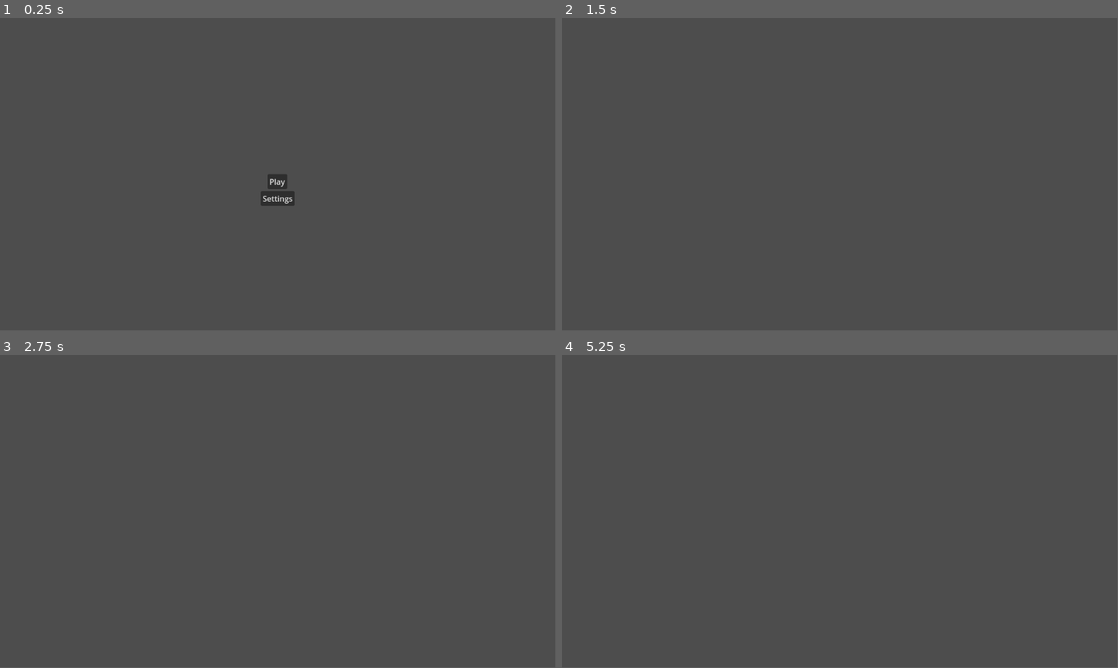
Above: before the commit, frames 1-4 (two rows, left to right).
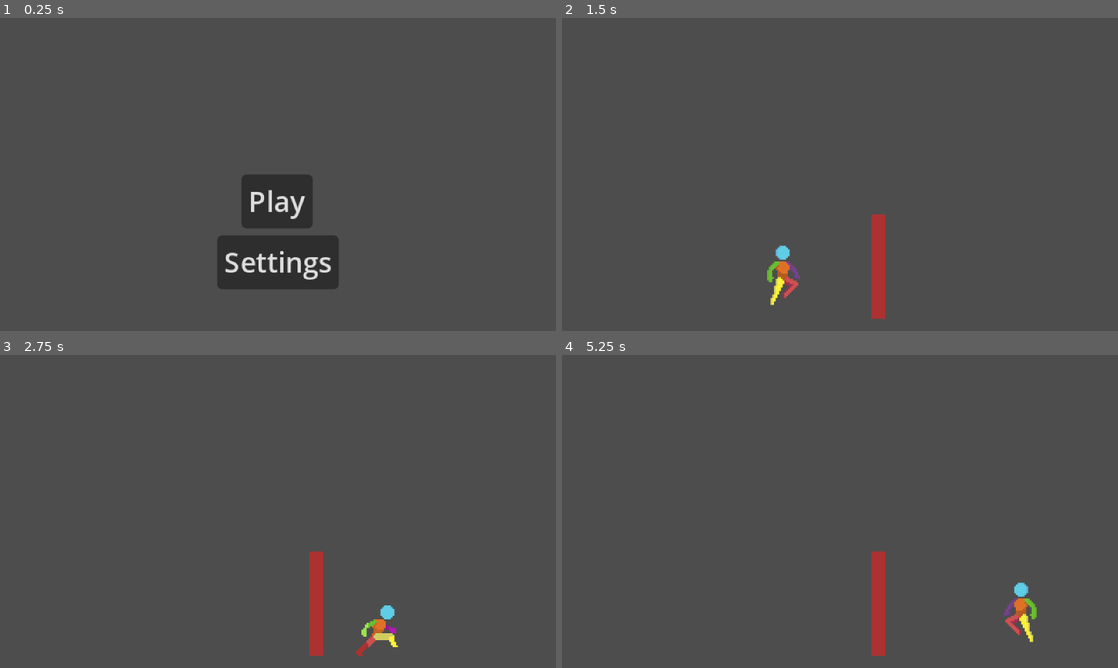
Above: after the commit, the same moments.

Repository: FrozenWellGames/godot_wild_jam_79
Game: Godot game, scene res://Menus/main_menu.tscn
Same seed, same stepped clock (60 frames per second), same inputs: the game is played once before the commit and once after it.
Inputs:
- Up to frame 1 (0.25 s): no input
- Up to frame 2 (1.5 s): click "Play" at 0.5 s; hold D (move_right) from 1.28 s (still down); tap Space (fire, bound only before the commit) at 1.35 s
- Up to frame 3 (2.75 s): keep holding D (move_right); tap W (move_up) at 1.52, 1.55, 1.82, 2.1, 2.27, 2.57 s; tap Space (fire, bound only before the commit) at 2.3 s
- Up to frame 4 (5.25 s): release D (move_right) at 2.78 s; hold A (move_left) 2.78-3.53 s; tap Space (fire, bound only before the commit) at 2.85, 3.6, 5.1 s; tap W (move_up) at 3.05, 3.77, 4.07, 4.35, 4.52, 4.82 s; hold D (move_right) 3.53-5.03 s; hold A (move_left) from 5.03 s (still down)
The window is 799x449 before the commit and 800x450 after it. Grey fills any space a smaller window leaves; there, only what the larger window draws over its background counts as a difference.

The runs differ from the first frame. In frame 1, 5.4% of the frame differs, in the area x 39-61%, y 50-87%; in frame 2, 1.4%; in frame 3, 1.3%; in frame 4, 1.4%.

Commit message:
player movements and placeholder animations

Diff:
--- /dev/null
+++ b/Game/MiningScene/Ladder/ladder.tscn
@@ -0,0 +1,17 @@
+[gd_scene load_steps=3 format=3 uid="uid://daaa1x3eyfn36"]
+
+[ext_resource type="Texture2D" uid="uid://dobwhijogtsox" path="res://Game/MiningScene/Ladder/ladder_visualiser.png" id="1_hfd3m"]
+
+[sub_resource type="RectangleShape2D" id="RectangleShape2D_0c2tu"]
+size = Vector2(4, 15)
+
+[node name="Ladder" type="Area2D" groups=["ladder"]]
+
+[node name="Sprite2D" type="Sprite2D" parent="."]
+position = Vector2(0, 7.5)
+scale = Vector2(0.5, 0.9375)
+texture = ExtResource("1_hfd3m")
+
+[node name="CollisionShape2D" type="CollisionShape2D" parent="." groups=["ladder"]]
+position = Vector2(0, 7.5)
+shape = SubResource("RectangleShape2D_0c2tu")
--- /dev/null
+++ b/Game/MiningScene/Ladder/ladder_top.tscn
@@ -0,0 +1,10 @@
+[gd_scene load_steps=2 format=3 uid="uid://c7arlsh6ls67h"]
+
+[sub_resource type="RectangleShape2D" id="RectangleShape2D_5cgci"]
+size = Vector2(20, 10)
+
+[node name="LadderTop" type="Area2D" groups=["ladder_top"]]
+
+[node name="CollisionShape2D" type="CollisionShape2D" parent="."]
+position = Vector2(0, 5)
+shape = SubResource("RectangleShape2D_5cgci")
--- /dev/null
+++ b/Game/MiningScene/LevelStructure/one_way.tscn
@@ -0,0 +1,11 @@
+[gd_scene load_steps=2 format=3 uid="uid://762ghrducao"]
+
+[sub_resource type="RectangleShape2D" id="RectangleShape2D_oshxh"]
+size = Vector2(100, 10)
+
+[node name="OneWay" type="StaticBody2D"]
+
+[node name="CollisionShape2D" type="CollisionShape2D" parent="."]
+position = Vector2(50, 5)
+shape = SubResource("RectangleShape2D_oshxh")
+one_way_collision = true
--- /dev/null
+++ b/Game/MiningScene/LevelStructure/solid.tscn
@@ -0,0 +1,10 @@
+[gd_scene load_steps=2 format=3 uid="uid://vibtxikddh72"]
+
+[sub_resource type="RectangleShape2D" id="RectangleShape2D_cpwaq"]
+size = Vector2(20, 5)
+
+[node name="Solid" type="StaticBody2D"]
+
+[node name="CollisionShape2D" type="CollisionShape2D" parent="."]
+position = Vector2(10, 2.5)
+shape = SubResource("RectangleShape2D_cpwaq")
--- a/Game/MiningScene/mining_scene.tscn
+++ b/Game/MiningScene/mining_scene.tscn
@@ -1,6 +1,30 @@
-[gd_scene load_steps=2 format=3 uid="uid://cyeqoy6p7lq4e"]
+[gd_scene load_steps=7 format=3 uid="uid://cyeqoy6p7lq4e"]
 
 [ext_resource type="Script" uid="uid://c562cibry7flx" path="res://Game/MiningScene/mining_scene.gd" id="1_cq2c5"]
+[ext_resource type="PackedScene" uid="uid://vibtxikddh72" path="res://Game/MiningScene/LevelStructure/solid.tscn" id="2_cstt1"]
+[ext_resource type="PackedScene" uid="uid://cbyc7negjiqed" path="res://Player/player.tscn" id="3_5apsa"]
+[ext_resource type="PackedScene" uid="uid://daaa1x3eyfn36" path="res://Game/MiningScene/Ladder/ladder.tscn" id="4_px0q7"]
+[ext_resource type="PackedScene" uid="uid://762ghrducao" path="res://Game/MiningScene/LevelStructure/one_way.tscn" id="5_urjtt"]
+[ext_resource type="PackedScene" uid="uid://c7arlsh6ls67h" path="res://Game/MiningScene/Ladder/ladder_top.tscn" id="6_ubwdu"]
 
 [node name="MiningScene" type="Node2D"]
 script = ExtResource("1_cq2c5")
+
+[node name="Solid" parent="." instance=ExtResource("2_cstt1")]
+position = Vector2(13, 173)
+scale = Vector2(14.92, 1)
+
+[node name="Ladder" parent="." instance=ExtResource("4_px0q7")]
+position = Vector2(182, 113)
+scale = Vector2(1, 4)
+
+[node name="OneWay" parent="." instance=ExtResource("5_urjtt")]
+position = Vector2(162, 113)
+scale = Vector2(0.408203, 0.519995)
+
+[node name="LadderTop" parent="." instance=ExtResource("6_ubwdu")]
+position = Vector2(182, 110)
+scale = Vector2(0.244445, 0.28577)
+
+[node name="Player" parent="." instance=ExtResource("3_5apsa")]
+position = Vector2(116, 148)
--- a/Menus/main_menu.gd
+++ b/Menus/main_menu.gd
@@ -2,7 +2,7 @@
 
 
 func _process(_delta: float) -> void:
-	if Input.is_action_just_pressed("fire"):
+	if Input.is_action_just_pressed("action"):
 		_on_Button_pressed()
 
 func _on_Button_pressed():
@@ -10,7 +10,7 @@
 
 
 func _on_play_button_pressed() -> void:
-	get_tree().change_scene_to_file("res://Game/game.tscn")
+	get_tree().change_scene_to_file("res://Game/MiningScene/mining_scene.tscn")
 
 
 func _on_settings_button_pressed() -> void:
--- a/Player/player.gd
+++ b/Player/player.gd
@@ -1 +1,78 @@
 extends CharacterBody2D
+
+var run_speed: int = 70
+var climb_speed: int = 40
+var jump_speed: int = -150
+var gravity: int = 800
+var is_ovelapping_ladder: bool = false
+var is_ovelapping_ladder_top: bool = false
+var is_ovelapping_repairable: bool = false
+enum states {PLATFORM, LADDER, FIXING}
+var state
+
+
+func _ready():
+	state = states.PLATFORM
+
+
+func _physics_process(delta):
+	if state == states.PLATFORM:
+		get_input_platform()
+		velocity.y += gravity * delta
+		set_velocity(velocity)
+		set_up_direction(Vector2(0, -1))
+		move_and_slide()
+		velocity = velocity
+	if state == states.LADDER:
+		get_input_ladder()
+		set_velocity(velocity)
+		set_up_direction(Vector2(0, -1))
+		move_and_slide()
+		velocity = velocity
+	$AnimationPlayer.player_animations(is_on_floor(), state, velocity, $Sprite2D)
+	if !is_ovelapping_ladder:
+		state = states.PLATFORM
+
+
+func get_input_platform() -> void:
+	#left right movement
+	velocity.x = Input.get_axis("move_left", "move_right") * run_speed
+	#jump
+	var jump = Input.is_action_just_pressed("jump")
+	if jump and is_on_floor() and state == states.PLATFORM:
+		velocity.y = jump_speed
+	# capture up & down to use in changing to ladder state
+	var YInput: float = Input.get_axis("move_up", "move_down") * climb_speed
+	if is_ovelapping_ladder and YInput < 0:
+		state = states.LADDER
+	if is_ovelapping_ladder_top and is_on_floor() and YInput > 0:
+		state = states.LADDER
+		position.y += 1
+		is_ovelapping_ladder = true
+	var actionPressed = Input.is_action_pressed("action")
+	if actionPressed and is_ovelapping_repairable:
+		state = states.FIXING
+
+
+func get_input_ladder() -> void:
+	velocity = Vector2.ZERO
+	#left right movement
+	velocity.x = Input.get_axis("move_left", "move_right") * climb_speed
+	# up down movement
+	velocity.y = Input.get_axis("move_up", "move_down") * climb_speed
+	if is_on_floor():
+		state = states.PLATFORM
+
+
+func _on_area_detector_area_entered(area: Area2D) -> void:
+	if area.is_in_group("ladder"):
+		is_ovelapping_ladder = true
+	if area.is_in_group("ladder_top"):
+		is_ovelapping_ladder_top = true
+
+
+func _on_area_detector_area_exited(area: Area2D) -> void:
+	if area.is_in_group("ladder"):
+		is_ovelapping_ladder = false
+	if area.is_in_group("ladder_top"):
+		is_ovelapping_ladder_top = false
--- a/Player/player.tscn
+++ b/Player/player.tscn
@@ -1,7 +1,8 @@
-[gd_scene load_steps=12 format=3 uid="uid://cbyc7negjiqed"]
+[gd_scene load_steps=14 format=3 uid="uid://cbyc7negjiqed"]
 
 [ext_resource type="Script" uid="uid://blmblxjmvs2cj" path="res://Player/player.gd" id="1_l8h54"]
 [ext_resource type="Texture2D" uid="uid://bymer5uye1b2g" path="res://Player/Assets/player_sheet.png" id="2_4ntmi"]
+[ext_resource type="Script" uid="uid://fsqt45lxs3r8" path="res://Player/player_animation.gd" id="3_btcbx"]
 
 [sub_resource type="RectangleShape2D" id="RectangleShape2D_l8h54"]
 size = Vector2(12, 20)
@@ -136,16 +137,19 @@
 &"walk": SubResource("Animation_gwnis")
 }
 
+[sub_resource type="RectangleShape2D" id="RectangleShape2D_4ntmi"]
+size = Vector2(7, 10.5)
+
 [node name="Player" type="CharacterBody2D"]
 script = ExtResource("1_l8h54")
 
 [node name="CollisionShape2D" type="CollisionShape2D" parent="."]
-position = Vector2(24, 30)
+position = Vector2(0, -10)
 shape = SubResource("RectangleShape2D_l8h54")
 
 [node name="Sprite2D" type="Sprite2D" parent="."]
+position = Vector2(0, -16)
 texture = ExtResource("2_4ntmi")
-centered = false
 hframes = 10
 vframes = 5
 
@@ -153,3 +157,14 @@
 libraries = {
 &"": SubResource("AnimationLibrary_btcbx")
 }
+script = ExtResource("3_btcbx")
+
+[node name="AreaDetector" type="Area2D" parent="."]
+scale = Vector2(1.0096, 1.01509)
+
+[node name="CollisionShape2D" type="CollisionShape2D" parent="AreaDetector"]
+position = Vector2(0, -5.25)
+shape = SubResource("RectangleShape2D_4ntmi")
+
+[connection signal="area_entered" from="AreaDetector" to="." method="_on_area_detector_area_entered"]
+[connection signal="area_exited" from="AreaDetector" to="." method="_on_area_detector_area_exited"]
--- /dev/null
+++ b/Player/player_animation.gd
@@ -0,0 +1,32 @@
+extends AnimationPlayer
+
+
+enum states {PLATFORM, LADDER, FIXING}
+
+func player_animations(IsOnFloor: bool,state, velocity:Vector2, sprite: Sprite2D) -> void:
+	if state == states.FIXING:
+		play("fixing")
+	if state == states.PLATFORM:
+		if IsOnFloor:
+			if velocity.x == 0:
+				play("idle")
+			elif velocity.x < 0:
+				sprite.scale.x = -1
+				play("run")
+			elif velocity.x > 0:
+				sprite.scale.x = 1
+				play("run")
+		if !IsOnFloor:
+			if velocity.y < 0:
+				play("jump")
+			elif velocity.y > 0:
+				play("fall")
+			if velocity.x < 0:
+				sprite.scale.x = -1
+			if velocity.x > 0:
+				sprite.scale.x = 1
+	if state == states.LADDER:
+		if velocity.y == 0:
+			super.stop()
+		elif velocity.y != 0:
+			play("climb")
--- a/project.godot
+++ b/project.godot
@@ -19,6 +19,14 @@
 
 SignalManager="*res://Singletons/signal_manager.gd"
 GameManager="*res://Singletons/game_manager.gd"
+
+[display]
+
+window/size/viewport_width=320
+window/size/viewport_height=180
+window/size/window_width_override=1280
+window/size/window_height_override=720
+window/stretch/mode="canvas_items"
 
 [input]
 
@@ -46,10 +54,15 @@
 , Object(InputEventJoypadMotion,"resource_local_to_scene":false,"resource_name":"","device":-1,"axis":1,"axis_value":1.0,"script":null)
 ]
 }
-fire={
+action={
 "deadzone": 0.2,
 "events": [Object(InputEventKey,"resource_local_to_scene":false,"resource_name":"","device":-1,"window_id":0,"alt_press …(191 unchanged characters)…
 , Object(InputEventJoypadButton,"resource_local_to_scene":false,"resource_name":"","device":-1,"button_index":0,"pressure":0.0,"pressed":false,"script":null)
+]
+}
+jump={
+"deadzone": 0.2,
+"events": [Object(InputEventKey,"resource_local_to_scene":false,"resource_name":"","device":-1,"window_id":0,"alt_pressed":false,"shift_pressed":false,"ctrl_pressed":false,"meta_pressed":false,"pressed":false,"keycode":0,"physical_keycode":32,"key_label":0,"unicode":32,"location":0,"echo":false,"script":null)
 ]
 }
 
Binary file added: Game/MiningScene/Ladder/ladder_visualiser.png
Not shown, added: Game/MiningScene/Ladder/ladder_visualiser.png.import
Not shown, added: Player/player_animation.gd.uid
